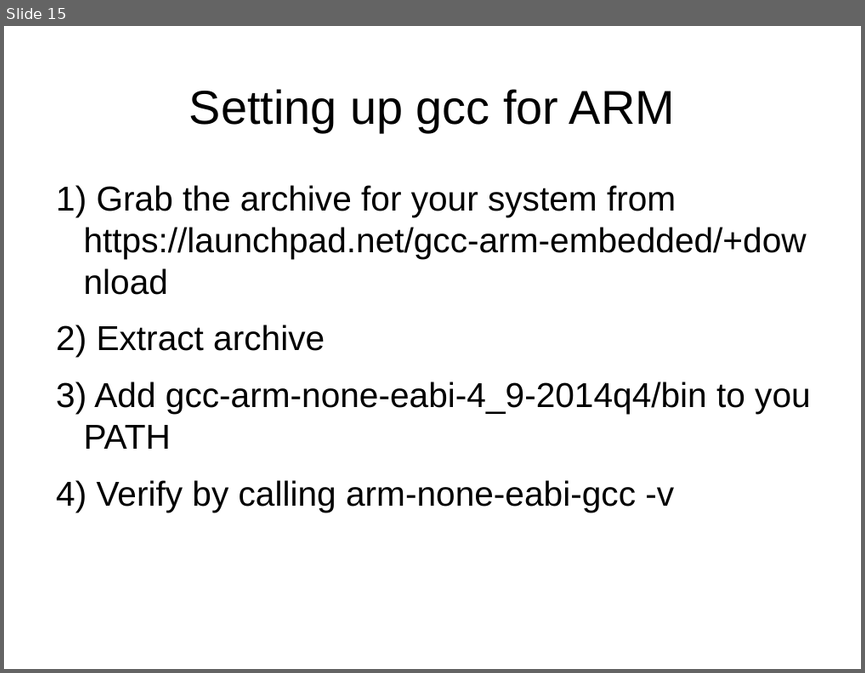
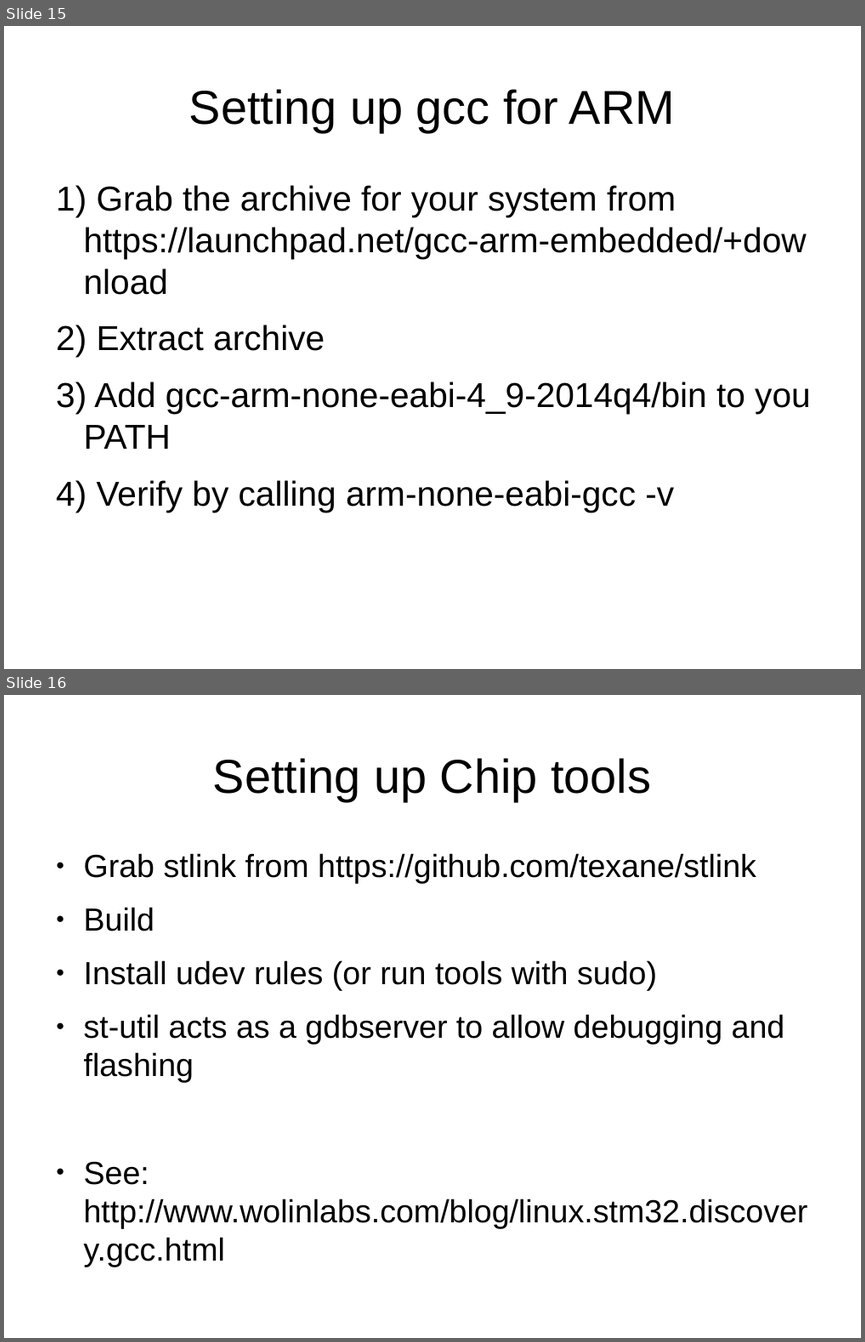
Before and after one commit to muccc/arm-workshop, a slide deck: arm-workshop.odp. Shown one above the other, each under a label of ours: slide 15 before the commit, slides 15 and 16 after it. The pictures are 865x673 and 865x1342 pixels, drawn with LibreOffice and Linux fonts; fonts in the diff are those of the drawing. Boxes give left, top, right and bottom in pixels: in the first picture for what was removed or moved away, otherwise in the second. Text is boxed around its words. In the diff, an @@ line names an element or a change of style, - is before the commit and + after.

```diff
--- a/arm-workshop.odp
+++ b/arm-workshop.odp
@@ slide 16 added at (x1=4, y1=695, x2=861, y2=1338), background #FFFFFF @@
@@ title added at (x1=213, y1=758, x2=651, y2=801), 44 pt, text #000000 @@
+Setting up Chip tools
@@ text added at (x1=84, y1=853, x2=808, y2=1228), 29.6 pt, text #000000 @@
+● Grab stlink from https://github.com/texane/stlink
+● Build
+● Install udev rules (or run tools with sudo)
+● st-util acts as a gdbserver to allow debugging and flashing
+● See: http://www.wolinlabs.com/blog/linux.stm32.discovery.gcc.html
```
Also in this commit, not shown: 8 slides changed, 2 slides removed.
